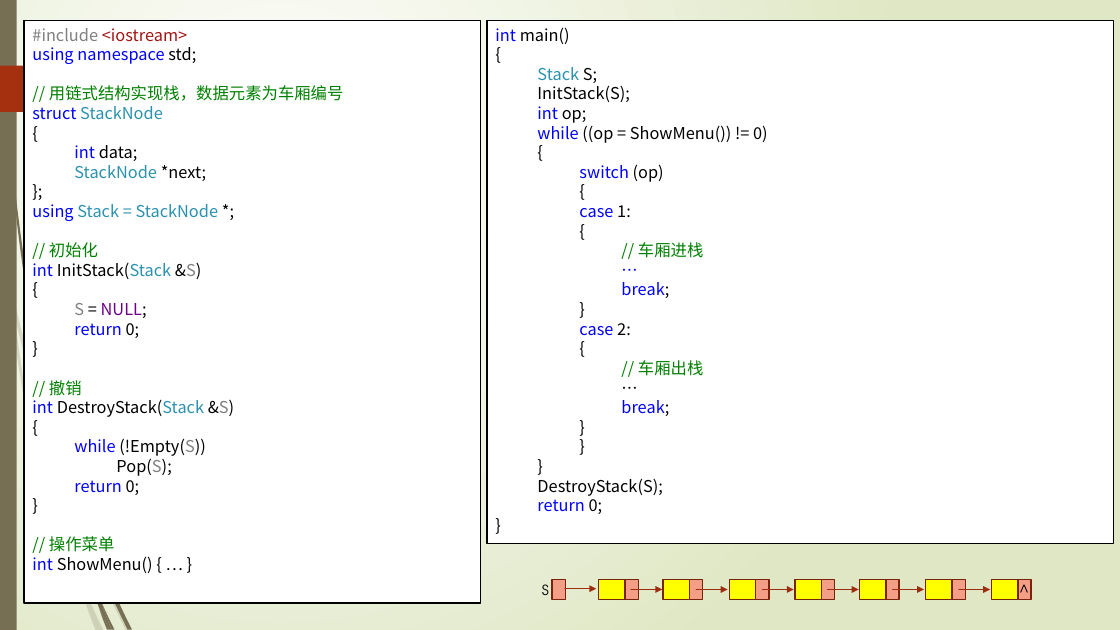
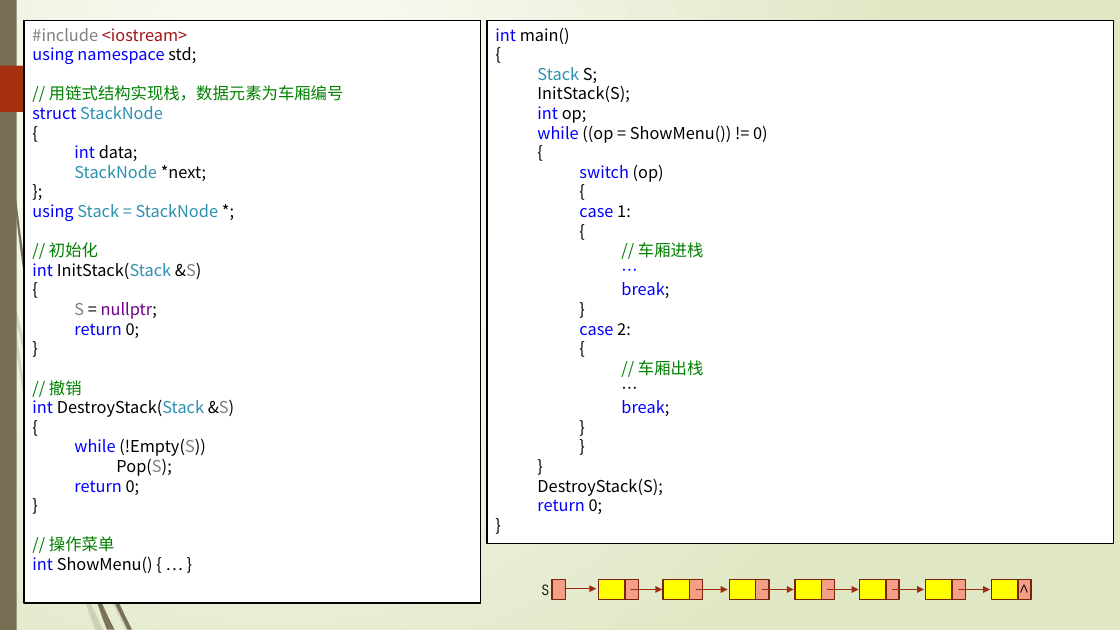
Before and after one commit to TeacherPeng/Datastruct, a slide deck: slide 18 of 教案/第03章 栈与队列.pptx. Drawn at 1120x630 pixels with LibreOffice and Linux fonts; fonts in the diff are those of the drawing. Boxes give left, top, right and bottom in pixels: in the first picture for what was removed or moved away, otherwise in the second. Text is boxed around its words. In the diff, an @@ line names an element or a change of style, - is before the commit and + after.

```diff
--- a/教案/第03章 栈与队列.pptx
+++ b/教案/第03章 栈与队列.pptx
@@ text in rectangle at bbox=[74, 302, 157, 319]: text changed @@
-  S = NULL;
+  S = nullptr;
```
Also in this commit, not shown: 7 other slides changed.
